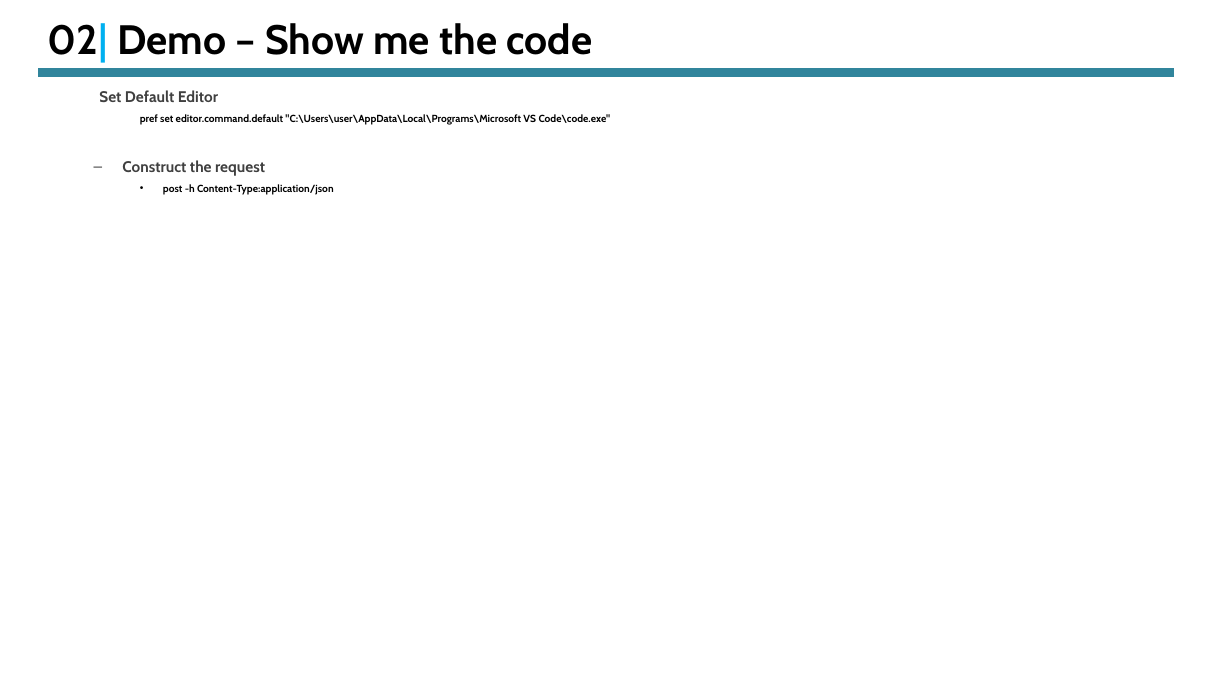
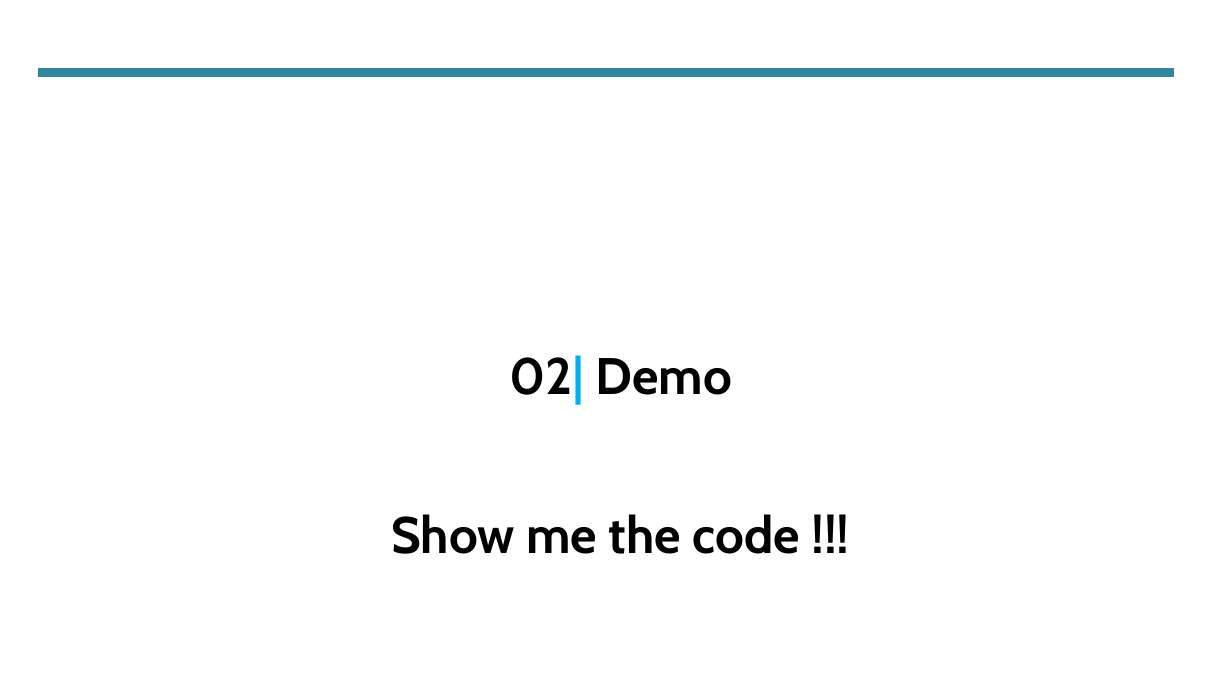
Before and after one commit to vkg-mca/Meetup, a slide deck: slide 7 of End-To-End Rapid API Development With DotNet Core .pptx (slide 8 before the commit). Drawn at 1232x693 pixels with LibreOffice and Linux fonts; fonts in the diff are those of the drawing. Boxes give left, top, right and bottom in pixels: in the first picture for what was removed or moved away, otherwise in the second. Text is boxed around its words. In the diff, an @@ line names an element or a change of style, - is before the commit and + after.

```diff
--- a/End-To-End Rapid API Development With DotNet Core .pptx
+++ b/End-To-End Rapid API Development With DotNet Core .pptx
@@ title removed at (48, 23, 592, 63) @@
-02| Demo – Show me the code
@@ text at (391, 355, 800, 554): text changed; size 8 to 40 pt @@
-  Set Default Editor
-    pref set editor.command.default "C:\Users\user\AppData\Local\Programs\Microsoft VS Code\code.exe"
-  – Construct the request
-    • post -h Content-Type:application/json
+02| Demo
+Show me the code !!!
```
Also in this commit, not shown: 6 other slides changed, 5 slides added, 1 slide removed.
